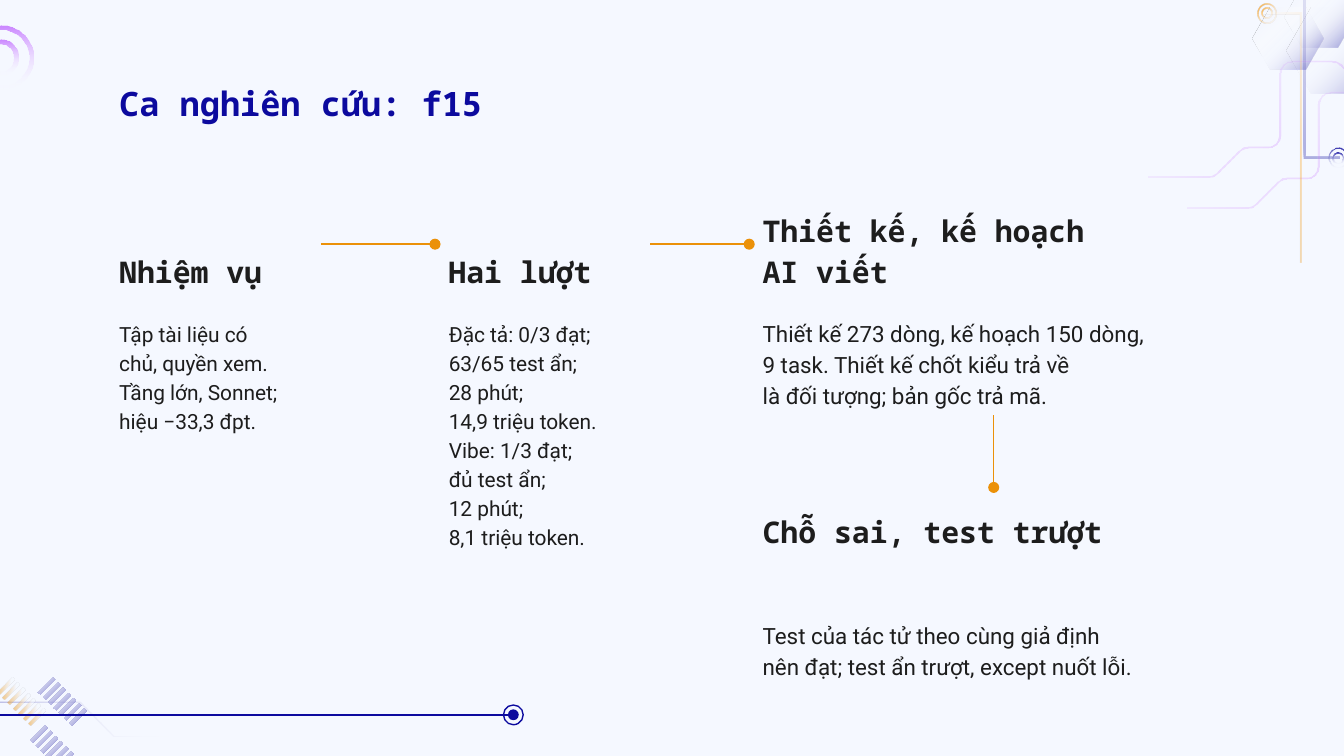
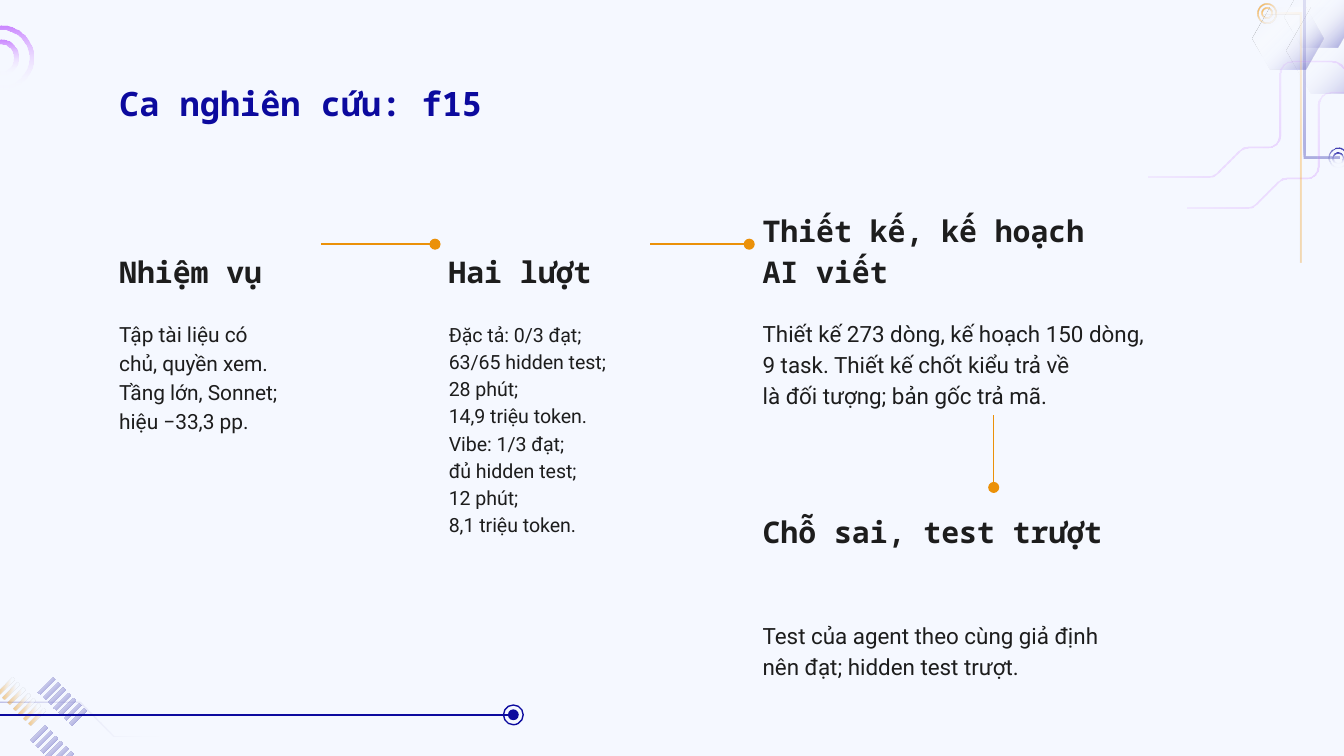
Before and after one commit to doanan293/vipharmind-ai-sdlc-study, a slide deck: slide 22 of docs/presentation/vipharmind-slides.pptx. Drawn at 1344x756 pixels with LibreOffice and Linux fonts; fonts in the diff are those of the drawing; background and template pictures are left out. Boxes give left, top, right and bottom in pixels: in the first picture for what was removed or moved away, otherwise in the second. Text is boxed around its words. In the diff, an @@ line names an element or a change of style, - is before the commit and + after.

```diff
--- a/docs/presentation/vipharmind-slides.pptx
+++ b/docs/presentation/vipharmind-slides.pptx
@@ text at bbox=[119, 326, 277, 434]: text changed @@
-Tập tài liệu có
-chủ, quyền xem.
-Tầng lớn, Sonnet;
-hiệu −33,3 đpt.
+Tập tài liệu có
+chủ, quyền xem.
+Tầng lớn, Sonnet;
+hiệu −33,3 pp.
@@ text at bbox=[449, 326, 606, 536]: text changed; size 11.2 to 10.5 pt @@
-Đặc tả: 0/3 đạt;
-63/65 test ẩn;
-28 phút;
-14,9 triệu token.
-Vibe: 1/3 đạt;
-đủ test ẩn;
-12 phút;
-8,1 triệu token.
+Đặc tả: 0/3 đạt;
+63/65 hidden test;
+28 phút;
+14,9 triệu token.
+Vibe: 1/3 đạt;
+đủ hidden test;
+12 phút;
+8,1 triệu token.
@@ text at bbox=[763, 626, 1098, 679]: text changed @@
-Test của tác tử theo cùng giả định
-nên đạt; test ẩn trượt, except nuốt lỗi.
+Test của agent theo cùng giả định
+nên đạt; hidden test trượt.
```
Also in this commit, not shown: 16 other slides changed, 27 other files.
